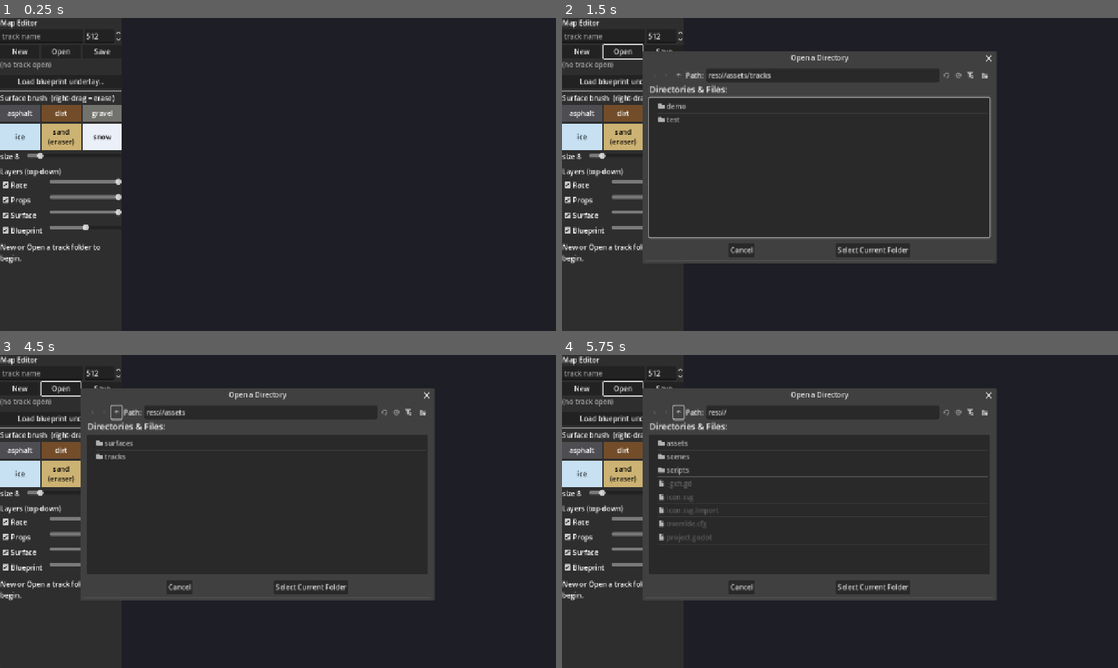
Above: before the commit, frames 1-4 (two rows, left to right).
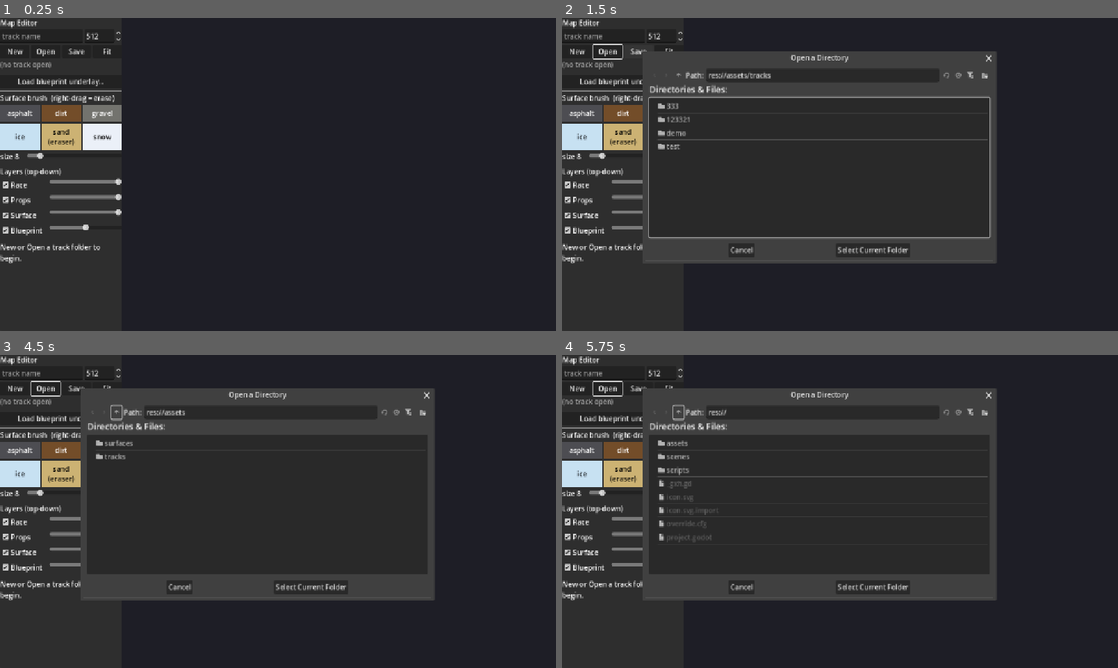
Above: after the commit, the same moments.

Repository: artemiiShabanov/RallyRivals
Game: Godot game, scene res://scenes/tools/map_editor.tscn
The game is run twice, just before and just after one commit, with the same random seed, the same clock (stepped at 60 frames per second) and the same inputs. The project has no main scene, so this scene is started directly.
Inputs (mouse positions are in pixels of both pictures, inside the frame that each line leads up to):
- Up to frame 1 (0.25 s): no input
- Up to frame 2 (1.5 s): click "Open" at 0.5 s; click "Save" at 1.25 s
- Up to frame 3 (4.5 s): click (105, 389) at 2 s, where only the run after the commit has a clickable "Fit"; click "New" at 2.75 s; click "New" at 3.5 s; click (116, 411) at 4.25 s
- Up to frame 4 (5.75 s): click (678, 411) at 5 s

The runs differ from the first frame. In frame 1, 0.2% of the frame differs, in the area x 1-20%, y 9-13%; in frame 2, 0.7%, in the area x 1-77%, y 8-42%; in frame 3, 0.2%; in frame 4, 0.2%.

Commit message:
Map editor: trackpad gestures (pinch zoom, two-finger pan) + Fit button
macOS trackpads don't send mouse-wheel events — pinch now zooms around
the cursor, two-finger scroll pans (Cmd/Ctrl+scroll zooms), and a Fit
button recentres the view. Wheel + middle-drag unchanged for real mice.

Co-Authored-By: Claude Opus 4.8 <noreply@anthropic.com>

Diff:
--- /dev/null
+++ b/rallyrivals/assets/tracks/123321/editor.json
@@ -0,0 +1,18 @@
+{
+	"blueprint": {
+		"opacity": 0.5,
+		"path": "",
+		"visible": true
+	},
+	"layer_opacity": {
+		"markers": 1.0,
+		"race": 1.0,
+		"surface": 1.0
+	},
+	"layer_visible": {
+		"markers": true,
+		"race": true,
+		"surface": true
+	},
+	"size": 512
+}
--- /dev/null
+++ b/rallyrivals/assets/tracks/333/editor.json
@@ -0,0 +1,18 @@
+{
+	"blueprint": {
+		"opacity": 0.5,
+		"path": "",
+		"visible": true
+	},
+	"layer_opacity": {
+		"markers": 1.0,
+		"race": 1.0,
+		"surface": 1.0
+	},
+	"layer_visible": {
+		"markers": true,
+		"race": true,
+		"surface": true
+	},
+	"size": 512
+}
--- a/rallyrivals/scripts/tools/map_editor/map_canvas.gd
+++ b/rallyrivals/scripts/tools/map_editor/map_canvas.gd
@@ -71,6 +71,18 @@
 		if brush_radius > 0.0:
 			queue_redraw()
 		pixel_hovered.emit(px)
+	elif event is InputEventMagnifyGesture:
+		# macOS trackpad pinch (trackpads don't send wheel events)
+		var mg := event as InputEventMagnifyGesture
+		zoom_at(mg.factor, mg.position)
+	elif event is InputEventPanGesture:
+		# two-finger scroll: pan; with Cmd/Ctrl held: zoom
+		var pg := event as InputEventPanGesture
+		if pg.ctrl_pressed or pg.meta_pressed:
+			zoom_at(1.0 - pg.delta.y * 0.05, pg.position)
+		else:
+			pan -= pg.delta * 8.0
+			queue_redraw()
 	elif event is InputEventKey and (event as InputEventKey).physical_keycode == KEY_SPACE:
 		_space = (event as InputEventKey).pressed
 
--- a/rallyrivals/scripts/tools/map_editor/map_editor.gd
+++ b/rallyrivals/scripts/tools/map_editor/map_editor.gd
@@ -79,7 +79,7 @@
 	vb.add_child(name_row)
 
 	var file_row := HBoxContainer.new()
-	for b in [["New", _on_new], ["Open", func() -> void: _open_dialog.popup_centered_ratio(0.7)], ["Save", _on_save]]:
+	for b in [["New", _on_new], ["Open", func() -> void: _open_dialog.popup_centered_ratio(0.7)], ["Save", _on_save], ["Fit", func() -> void: canvas.fit()]]:
 		var btn := Button.new()
 		btn.text = b[0]
 		btn.size_flags_horizontal = Control.SIZE_EXPAND_FILL
Not shown, added: rallyrivals/assets/tracks/123321/markers.png.import
Not shown, added: rallyrivals/assets/tracks/123321/race.png.import
Binary file added: rallyrivals/assets/tracks/123321/surface.png
Not shown, added: rallyrivals/assets/tracks/123321/surface.png.import
Binary file added: rallyrivals/assets/tracks/333/surface.png
